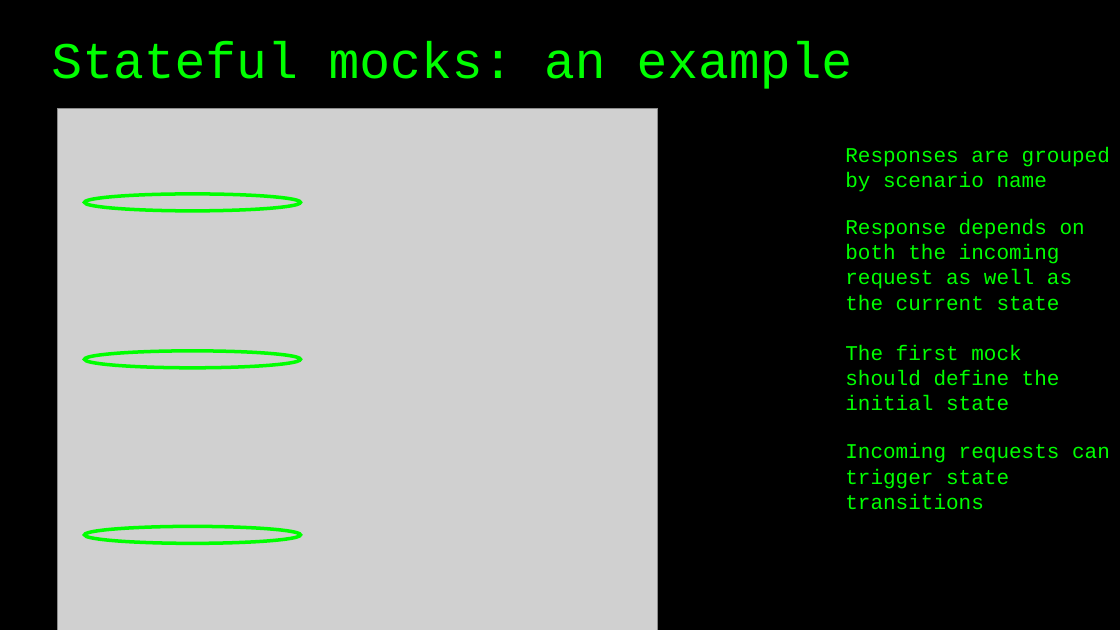
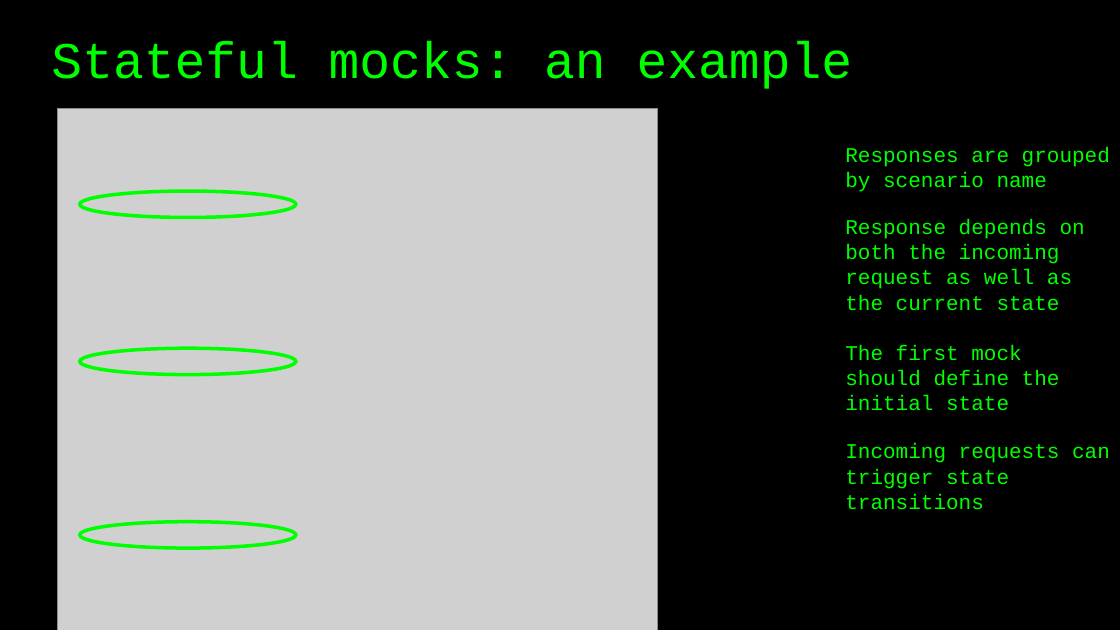
Before and after one commit to basdijkstra/wiremock-net-workshop, a slide deck: slide 38 of WireMockNetWorkshop.odp (slide 39 before the commit). Drawn at 1120x630 pixels with LibreOffice and Linux fonts; fonts in the diff are those of the drawing; grey boxes stand for pictures. Boxes give left, top, right and bottom in pixels: in the first picture for what was removed or moved away, otherwise in the second. Text is boxed around its words. In the diff, an @@ line names an element or a change of style, - is before the commit and + after.

```diff
--- a/WireMockNetWorkshop.odp
+++ b/WireMockNetWorkshop.odp
@@ freeform shape: place and size @@
-freeform shape at [85, 194, 301, 211]
+freeform shape at [80, 191, 296, 217]
@@ freeform shape: place and size @@
-freeform shape at [85, 351, 301, 368]
+freeform shape at [80, 349, 296, 375]
@@ freeform shape: place and size @@
-freeform shape at [85, 527, 301, 544]
+freeform shape at [80, 522, 296, 548]
```
Also in this commit, not shown: 1 other slide changed, 1 slide removed, 4 other files.
